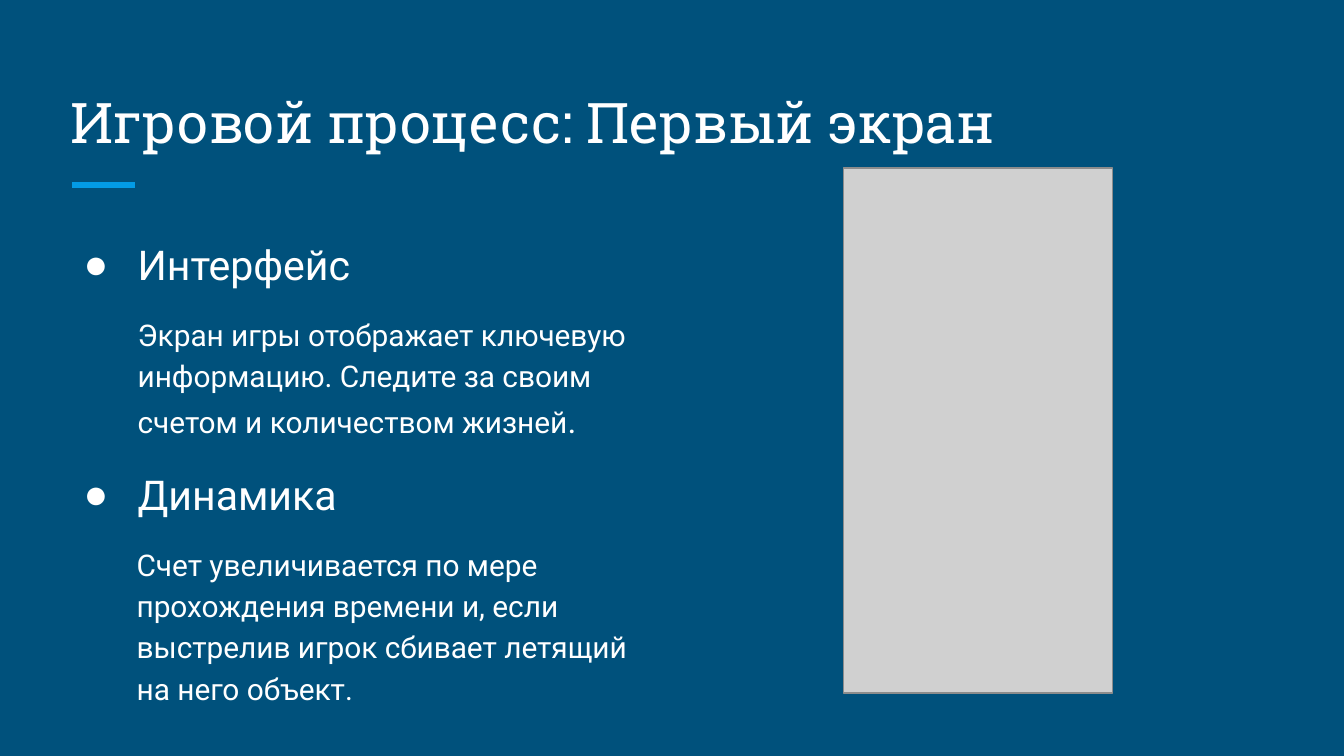
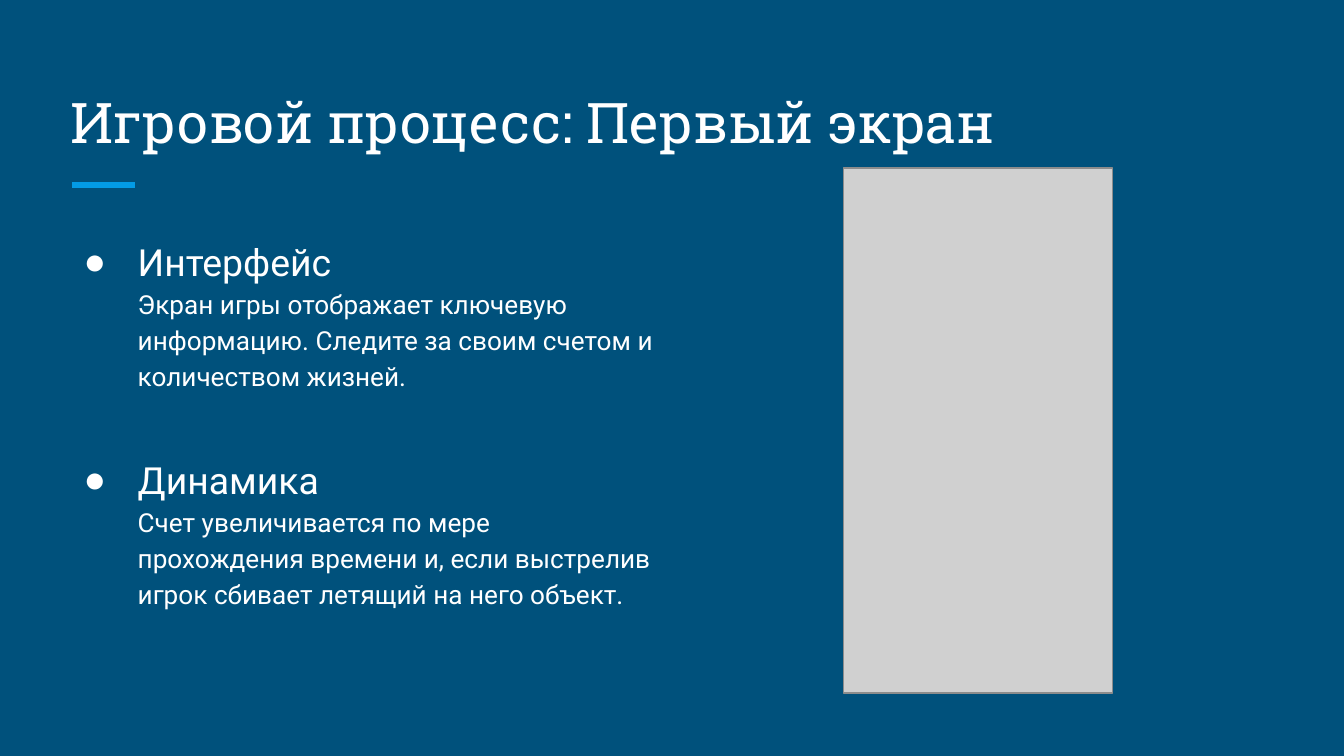
Before and after one commit to yasminaparlak-create/-..., a slide deck: slide 4 of “Space Cleaner” Обзор игры.pptx. Drawn at 1344x756 pixels with LibreOffice and Linux fonts; fonts in the diff are those of the drawing; grey boxes stand for pictures. Boxes give left, top, right and bottom in pixels: in the first picture for what was removed or moved away, otherwise in the second. Text is boxed around its words. In the diff, an @@ line names an element or a change of style, - is before the commit and + after.

```diff
--- a/“Space Cleaner” Обзор игры.pptx
+++ b/“Space Cleaner” Обзор игры.pptx
@@ text at <box>138,248,653,610</box>: text changed; size 16 to 14 pt @@
-● Интерфейс
-Экран игры отображает ключевую информацию. Следите за своим счетом и количеством жизней.
-● Динамика
-Счет увеличивается по мере прохождения времени и, если выстрелив игрок сбивает летящий на него объект.
+● Интерфейс
+  Экран игры отображает ключевую информацию. Следите за своим счетом и количеством жизней.
+● Динамика
+  Счет увеличивается по мере прохождения времени и, если выстрелив игрок сбивает летящий на него объект.
```
Also in this commit, not shown: 8 other slides changed.
